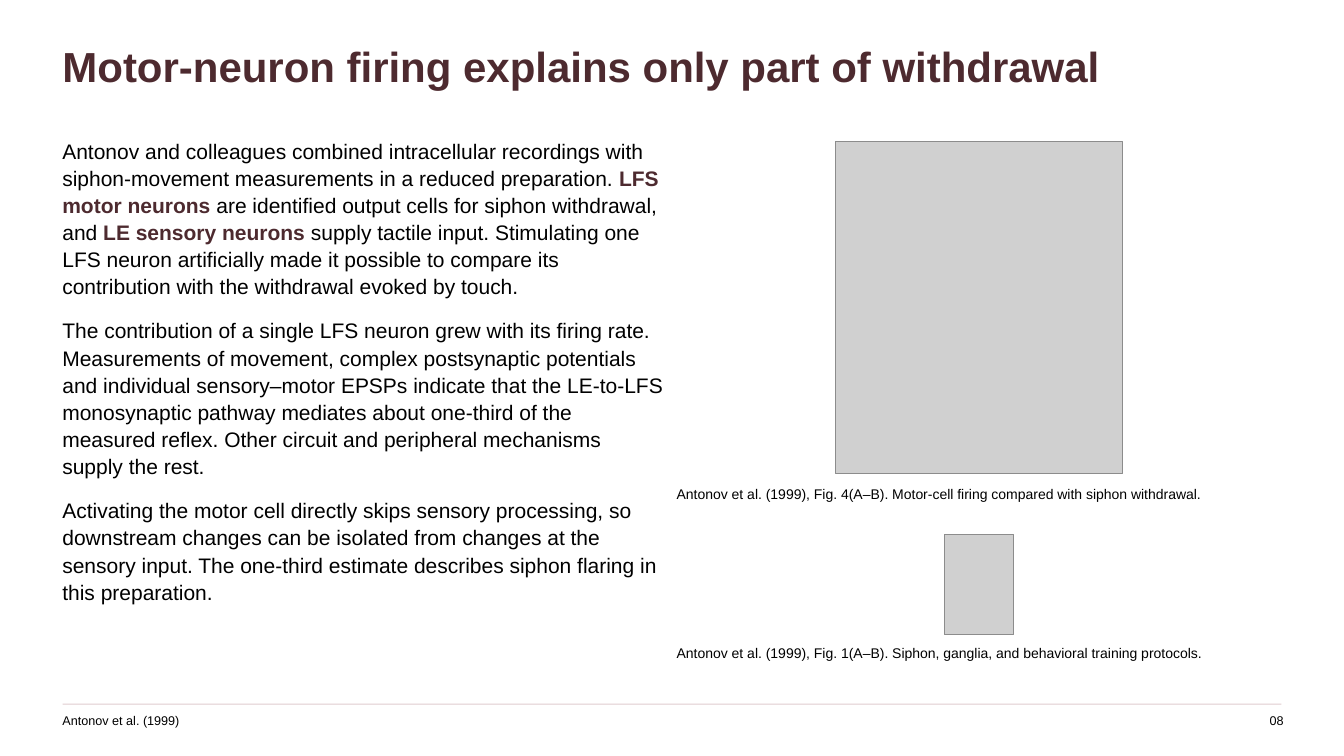
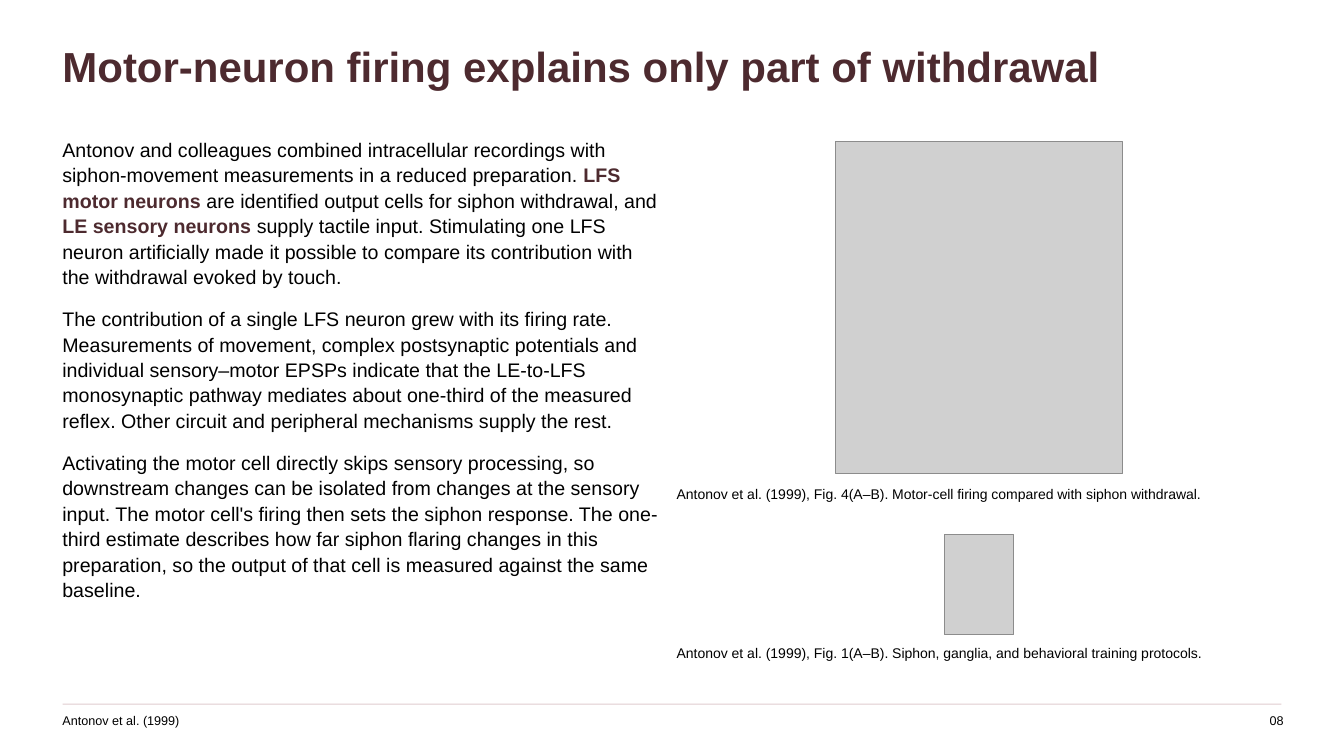
Before and after one commit to jordanxxlopez/NEUROETHOLOGY, a slide deck: slide 10 of scaffolded/Neuroethology_Lecture36_FA2026_SCAFFOLDED.pptx. Drawn at 1344x756 pixels with LibreOffice and Linux fonts; fonts in the diff are those of the drawing; grey boxes stand for pictures. Boxes give left, top, right and bottom in pixels: in the first picture for what was removed or moved away, otherwise in the second. Text is boxed around its words. In the diff, an @@ line names an element or a change of style, - is before the commit and + after.

```diff
--- a/scaffolded/Neuroethology_Lecture36_FA2026_SCAFFOLDED.pptx
+++ b/scaffolded/Neuroethology_Lecture36_FA2026_SCAFFOLDED.pptx
@@ text at [62,142,657,432]: size 15 to 14 pt in "Antonov and colleagues combined intracellular recordings wit ...", "The contribution of a single LFS neuron ..." @@
@@ text at [62,455,657,598]: text changed; size 15 to 14 pt @@
-Activating the motor cell directly skips sensory processing, so downstream changes can be isolated from changes at the sensory input. The one-third estimate describes siphon flaring in this preparation.
+Activating the motor cell directly skips sensory processing, so downstream changes can be isolated from changes at the sensory input. The motor cell's firing then sets the siphon response. The one-third estimate describes how far siphon flaring changes in this preparation, so the output of that cell is measured against the same baseline.
```
Also in this commit, not shown: 41 other slides changed, 3 other files.
